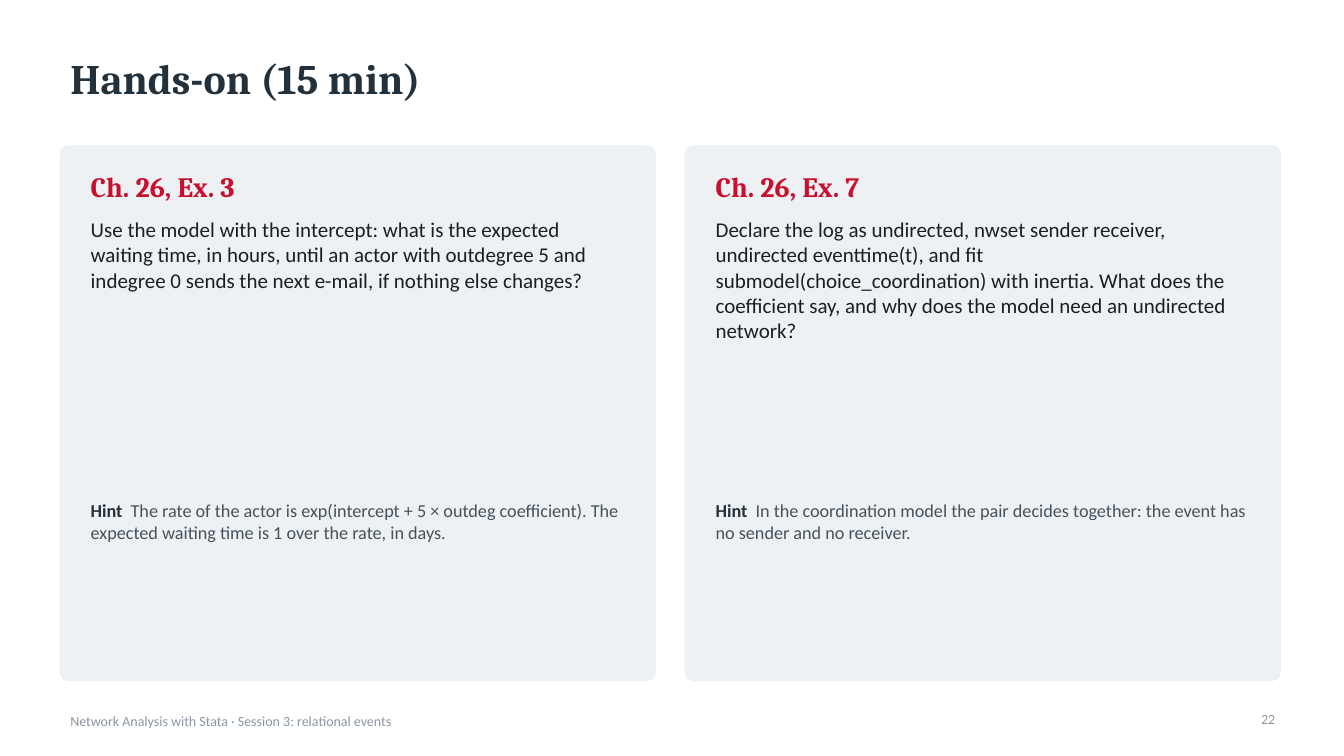
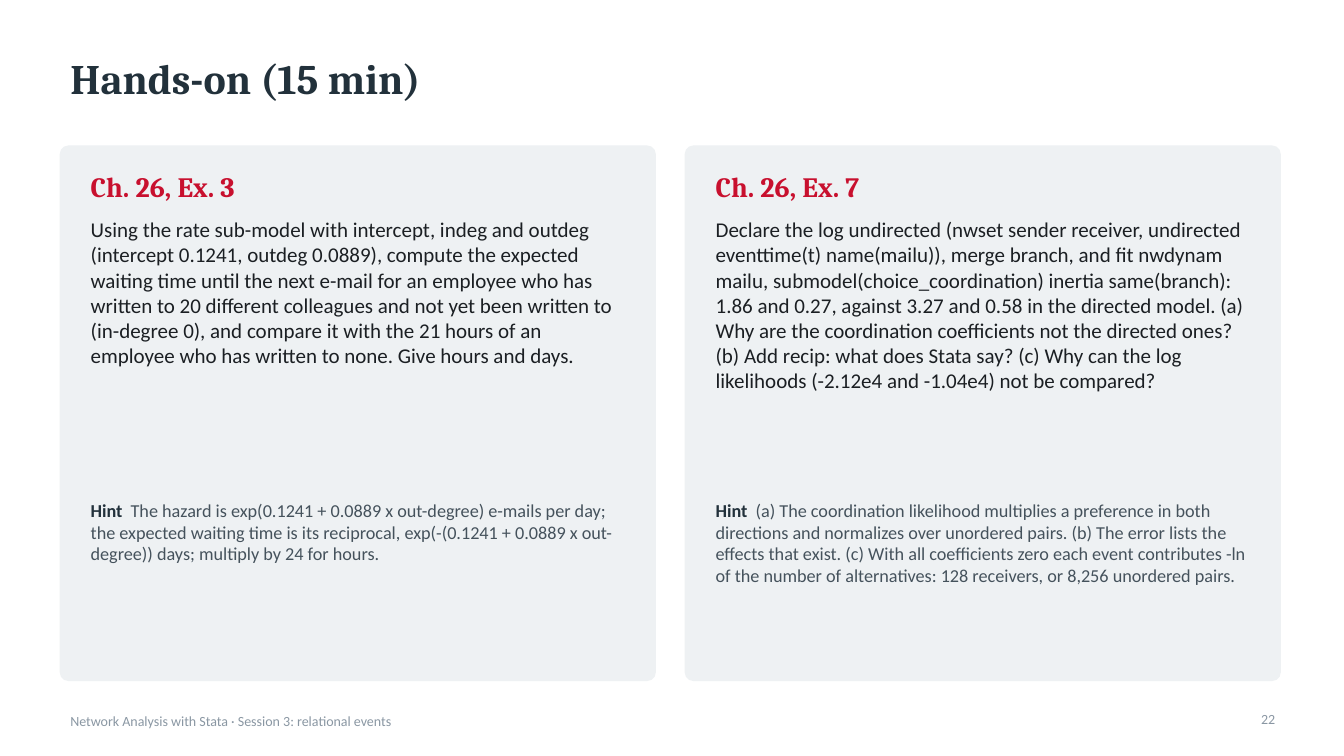
Before and after one commit to thomas-u-grund/nwcommands, a slide deck: slide 22 of website/book/teaching/slides/session3_relational_events.pptx. Drawn at 1344x756 pixels with LibreOffice and Linux fonts; fonts in the diff are those of the drawing. Boxes give left, top, right and bottom in pixels: in the first picture for what was removed or moved away, otherwise in the second. Text is boxed around its words. In the diff, an @@ line names an element or a change of style, - is before the commit and + after.

Commit message:
Session 3 deck: exercises of Ch. 25 (Ex. 2, 4) and Ch. 26 (Ex. 3, 7) in the book's own wording with solutions rerun against nwrem 1.5.0 and nwdynam 1.9.0

```diff
--- a/website/book/teaching/slides/session3_relational_events.pptx
+++ b/website/book/teaching/slides/session3_relational_events.pptx
@@ text at [91,222,612,367]: text changed @@
-Use the model with the intercept: what is the expected waiting time, in hours, until an actor with outdegree 5 and indegree 0 sends the next e-mail, if nothing else changes?
+Using the rate sub-model with intercept, indeg and outdeg (intercept 0.1241, outdeg 0.0889), compute the expected waiting time until the next e-mail for an employee who has written to 20 different colleagues and not yet been written to (in-degree 0), and compare it with the 21 hours of an employee who has written to none. Give hours and days.
@@ text at [716,222,1243,392]: text changed @@
-Declare the log as undirected, nwset sender receiver, undirected eventtime(t), and fit submodel(choice_coordination) with inertia. What does the coefficient say, and why does the model need an undirected network?
+Declare the log undirected (nwset sender receiver, undirected eventtime(t) name(mailu)), merge branch, and fit nwdynam mailu, submodel(choice_coordination) inertia same(branch): 1.86 and 0.27, against 3.27 and 0.58 in the directed model. (a) Why are the coordination coefficients not the directed ones? (b) Add recip: what does Stata say? (c) Why can the log likelihoods (-2.12e4 and -1.04e4) not be compared?
@@ text at [91,504,612,563]: text changed @@
-Hint The rate of the actor is exp(intercept + 5 × outdeg coefficient). The expected waiting time is 1 over the rate, in days.
+Hint The hazard is exp(0.1241 + 0.0889 x out-degree) e-mails per day; the expected waiting time is its reciprocal, exp(-(0.1241 + 0.0889 x out-degree)) days; multiply by 24 for hours.
@@ text at [716,504,1245,585]: text changed @@
-Hint In the coordination model the pair decides together: the event has no sender and no receiver.
+Hint (a) The coordination likelihood multiplies a preference in both directions and normalizes over unordered pairs. (b) The error lists the effects that exist. (c) With all coefficients zero each event contributes -ln of the number of alternatives: 128 receivers, or 8,256 unordered pairs.
```
Also in this commit, not shown: 1 other slide changed, 1 other file.
